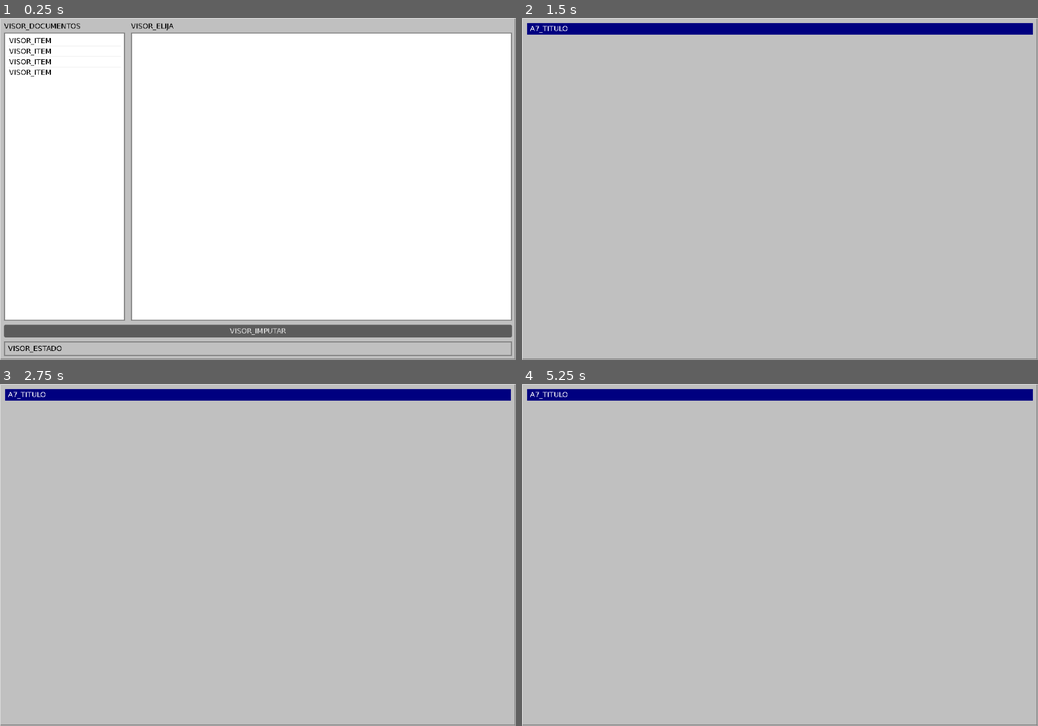
Above: before the commit, frames 1-4 (two rows, left to right).
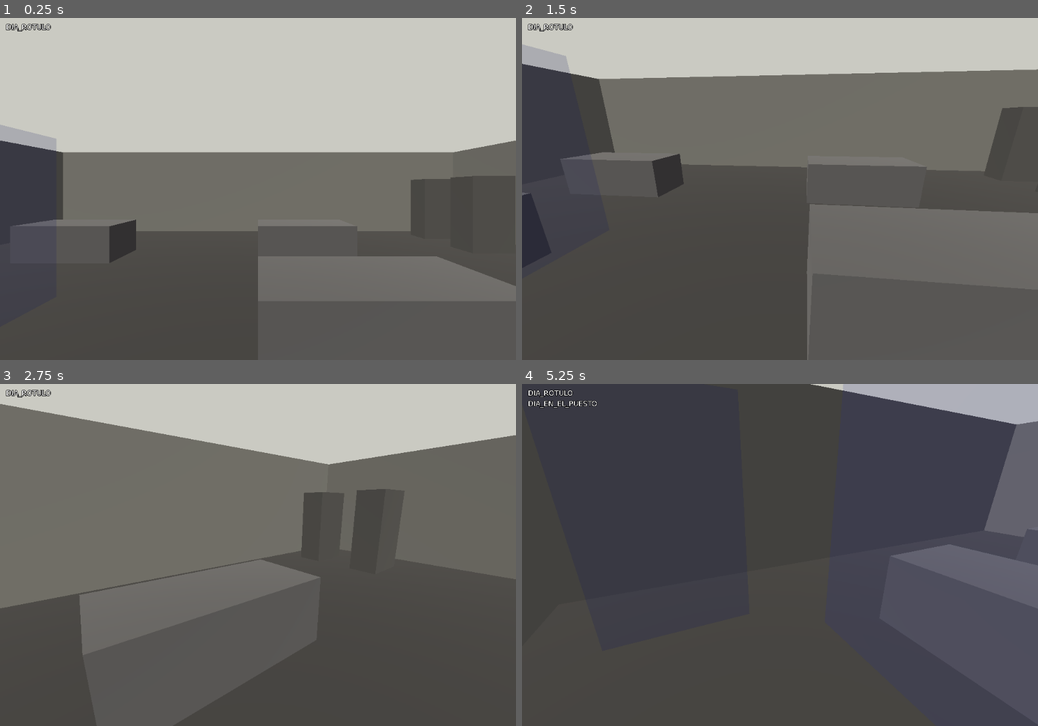
Above: after the commit, the same moments.

Repository: eGurucharri/expediente-legado
Game: Godot game, scene res://escenas/dia.tscn
The game is run twice, just before and just after one commit, with the same random seed, the same clock (stepped at 60 frames per second) and the same inputs. Before the commit the project starts from res://escenas/visor.tscn.
Inputs (mouse positions are in pixels of both pictures, inside the frame that each line leads up to):
- Up to frame 1 (0.25 s): no input
- Up to frame 2 (1.5 s): click (780, 332) at 0.5 s, where only the run before the commit has a clickable "VISOR_IMPUTAR"; tap Enter at 1.25 s; move the mouse to (754, 257) at 1.27 s; hold Up (ui_up) from 1.28 s (still down)
- Up to frame 3 (2.75 s): keep holding Up (ui_up); move the mouse to (412, 606) at 2.02 s
- Up to frame 4 (5.25 s): move the mouse to (625, 503) at 2.77 s; release Up (ui_up) at 2.78 s; hold Left (ui_left) 2.78-4.25 s; move the mouse to (805, 555) at 3.52 s; click (986, 394) at 4.25 s, where only the run after the commit has a clickable "PUESTO_LEVANTARSE"; tap Space at 5 s; move the mouse to (702, 469) at 5.02 s; hold Down (ui_down) from 5.03 s (still down)

The runs differ from the first frame. In frame 1, 93% of the frame differs, in the area x 0-100%, y 0-100%; in frame 2, 87%; in frame 3, 87%; in frame 4, 98%.
Error in both runs: not all arguments converted during string formatting in operator '%'. (res://guion/visor_expediente.gd:106)

Commit message:
feat: el juego se juega de punta a punta
El día andable y el visor de expedientes eran dos escenas sin ninguna relación:
`dia.tscn` no arrancaba nunca —la escena principal era el visor— y desde el
visor no se llegaba a casa. O sea que el ciclo entero de #61 existía en el
código y no se podía jugar.

Dos cambios y nada más:

- La escena principal pasa a ser el día. Se empieza en la oficina.
- La oficina gana un PUESTO que se pisa y abre el expediente. No es una fase
  del día: es una pantalla, y mientras se lee se sigue estando en la oficina.
  Se entra pisando el sitio donde se trabaja, igual que se ficha saliendo por
  la puerta — un botón flotante diría que el archivo es un menú, y el puesto
  dice que es un sitio.

El botón de volver lo pone el DÍA y no el visor: el visor también se usa suelto
y no tiene por qué saber que hay una oficina alrededor.

La costura entre los dos está en un solo sitio y dice lo que hace: mientras el
expediente está abierto manda su partida, y al cerrarse el día vuelve a LEER el
fichero en vez de fiarse de la copia que tenía. Dos dueños del mismo estado a la
vez es como se pierden partidas.

Al levantarse se sale del puesto andando hacia atrás, o el disparador reabriría
el expediente en cuanto te movieras.

Verificado: 344 pruebas (340 antes; las nuevas exigen que cada fase tenga UNA
sola salida hacia el día siguiente —dos formas de fichar es una forma de cobrar
dos veces— y que el único destino que no es una fase sea el expediente), más el
recorrido completo en una escena real: entrar, abrir el puesto, cerrarlo,
fichar y cobrar.

Co-Authored-By: Claude Opus 5 <noreply@anthropic.com>

Diff:
--- a/godot/datos/textos.csv
+++ b/godot/datos/textos.csv
@@ -54,6 +54,7 @@
 CUNADO_VICTORIA_2,"Enhorabuena. Ahora te toca el papeleo, que es lo gordo."
 CUNADO_VICTORIA_3,"Yo lo habría cerrado el martes, pero oye, cada uno."
 DIA_DESPERTAR_DE_GOLPE,"Se despierta de golpe. Día %d, y de esta noche no queda nada."
+DIA_EN_EL_PUESTO,Se sienta en su puesto.
 DIA_NOMINA,Nómina del día %d: %d (base %d + %d por %d expediente(s)).  Tiene %d.
 DIA_NUEVO,Día %d.
 DIA_ROTULO,Día %d  ·  %s  ·  %d en el bolsillo%s
@@ -77,10 +78,12 @@
 OFICIO_ATAQUE_4,¿Es esta la ventanilla?
 OFICIO_NOMBRE,Reclamante sin expediente asignado
 OFICIO_RESUMEN,Se presenta cada mañana. No consta quién es ni qué reclama; el sistema le asigna un turno igualmente.
+PUESTO_LEVANTARSE,Levantarse del puesto
 SALIDA_DESPERTAR,Despertar
 SALIDA_DORMIR,Dormir
 SALIDA_OFICINA,Salida
 SALIDA_PORTAL,Portal
+SALIDA_PUESTO,Su puesto
 SIN_FECHA_CORTA,s/f
 SITIO_CALLE,De vuelta a casa
 SITIO_CASA,Casa
--- a/godot/guion/dia_app.gd
+++ b/godot/guion/dia_app.gd
@@ -13,6 +13,7 @@
 var _mundo: Node3D
 var _rotulo: Label
 var _nomina: Label
+var _pantalla: CanvasLayer
 
 
 func _ready() -> void:
@@ -133,9 +134,16 @@
 
 
 func _al_pisar_salida(cuerpo: Node3D, salida: Area3D) -> void:
-	if cuerpo != _caminante:
+	if cuerpo != _caminante or _pantalla != null:
 		return
 	var destino: String = salida.get_meta("destino")
+
+	# Hay dos clases de sitio que se pisan: los que llevan a otra parte del día
+	# y los que abren una PANTALLA. El puesto de trabajo es de los segundos —
+	# se sigue estando en la oficina mientras se lee.
+	if destino == "expediente":
+		_abrir_expediente()
+		return
 
 	# Cada tránsito es un acto de la jornada, no solo un cambio de sala: al
 	# salir de la oficina se ficha y se cobra; al meterse en la cama se paga el
@@ -166,6 +174,53 @@
 	_entrar_en(destino)
 
 
+## El expediente, encima del día y sin salir de él.
+##
+## El visor es una pantalla completa con su propia partida: mientras está
+## abierta manda ella, y al cerrarse el día vuelve a LEER el fichero en vez de
+## confiar en la copia que tenía. Es la costura entre los dos, y va en un solo
+## sitio: dos dueños del mismo estado a la vez es como se pierden partidas.
+func _abrir_expediente() -> void:
+	_caminante.set_physics_process(false)
+	Input.mouse_mode = Input.MOUSE_MODE_VISIBLE
+
+	_pantalla = CanvasLayer.new()
+	add_child(_pantalla)
+	_pantalla.add_child(load("res://escenas/visor.tscn").instantiate())
+
+	# El botón de volver lo pone el DÍA y no el visor: el visor también se usa
+	# suelto, y no tiene por qué saber que hay una oficina alrededor.
+	var volver := Button.new()
+	volver.theme = EstiloSiga.tema()
+	volver.text = tr("PUESTO_LEVANTARSE")
+	volver.set_anchors_and_offsets_preset(Control.PRESET_TOP_RIGHT)
+	volver.offset_left = -190
+	volver.offset_top = 4
+	volver.offset_right = -8
+	volver.pressed.connect(_cerrar_expediente)
+	_pantalla.add_child(volver)
+
+	_nomina.text = tr("DIA_EN_EL_PUESTO")
+
+
+func _cerrar_expediente() -> void:
+	if _pantalla == null:
+		return
+	_pantalla.queue_free()
+	_pantalla = null
+
+	partida.cargar()
+	jornada = partida.estado.get("jornada", Jornada.nueva())
+	partida.estado["jornada"] = jornada
+
+	_caminante.set_physics_process(true)
+	Input.mouse_mode = Input.MOUSE_MODE_CAPTURED
+	# Se sale del puesto ANDANDO hacia atrás: quedarse encima del disparador
+	# reabriría el expediente en cuanto se mueva un dedo.
+	_caminante.situar(Vector3(-4, 0, 3.2))
+	_refrescar_rotulos(EspaciosCatalogo.de_fase(jornada["fase"]))
+
+
 func _refrescar_rotulos(espacio: Dictionary) -> void:
 	_rotulo.text = _texto_de_rotulo(tr(espacio.get("rotulo", "")))
 
--- a/godot/guion/espacios_catalogo.gd
+++ b/godot/guion/espacios_catalogo.gd
@@ -35,6 +35,12 @@
 	],
 	"salidas": [
 		{"pos": Vector3(-6.4, 1.1, 3.5), "destino": "trayecto", "rotulo": "SALIDA_OFICINA"},
+		# El puesto de trabajo. No lleva a una fase del día: abre una PANTALLA,
+		# y se entra en ella pisando el sitio donde se trabaja — igual que se
+		# ficha saliendo por la puerta. Un botón flotante diría que el archivo
+		# es un menú; el puesto dice que es un sitio.
+		{"pos": Vector3(-4, 1.1, 1), "destino": "expediente", "rotulo": "SALIDA_PUESTO",
+			"tam": Vector3(2.4, 2.2, 2.2)},
 	],
 }
 
--- a/godot/project.godot
+++ b/godot/project.godot
@@ -7,7 +7,7 @@
 [application]
 
 config/name="SIGA-98 · Expediente Legado"
-run/main_scene="res://escenas/visor.tscn"
+run/main_scene="res://escenas/dia.tscn"
 config/features=PackedStringArray("4.7", "GL Compatibility")
 
 [rendering]
--- a/godot/pruebas/pruebas.gd
+++ b/godot/pruebas/pruebas.gd
@@ -939,19 +939,35 @@
 		if salidas.is_empty():
 			sin_salida.append(fase)
 		for salida in salidas:
+			# Una salida lleva a otra fase del día o abre una PANTALLA. Las
+			# pantallas se declaran aquí: si aparece un destino que no es ni
+			# una cosa ni la otra, es un sitio al que no se puede ir.
 			if not EspaciosCatalogo.POR_FASE.has(salida["destino"]) \
-					and salida["destino"] != "sueño":
+					and not salida["destino"] in ["sueño", "expediente"]:
 				rotos.append("%s -> %s" % [fase, salida["destino"]])
 	comprobar("ningún espacio es un callejón sin salida", sin_salida, [])
 	comprobar("ninguna salida lleva a un sitio que no existe", rotos, [])
 
 	# Las salidas siguen el orden del día: no hay atajos que se salten una fase.
 	var desordenadas := []
+	var pantallas := []
 	for fase in EspaciosCatalogo.POR_FASE:
 		for salida in EspaciosCatalogo.POR_FASE[fase].get("salidas", []):
+			if not Jornada.FASES.has(salida["destino"]):
+				pantallas.append(salida["destino"])
+				continue
 			if salida["destino"] != Jornada.siguiente_fase(fase):
 				desordenadas.append("%s -> %s" % [fase, salida["destino"]])
 	comprobar("las salidas siguen el orden del día", desordenadas, [])
+
+	# Y cada fase tiene UNA sola salida hacia el día siguiente: dos formas de
+	# fichar es una forma de cobrar dos veces.
+	for fase in EspaciosCatalogo.POR_FASE:
+		var hacia_el_dia: Array = EspaciosCatalogo.POR_FASE[fase].get("salidas", []).filter(
+			func(s): return Jornada.FASES.has(s["destino"]))
+		comprobar("de %s se sale por un solo sitio" % fase, hacia_el_dia.size(), 1)
+
+	comprobar("el puesto de trabajo abre el expediente", pantallas, ["expediente"])
 
 	# Se entra pisando suelo, no dentro de un muro ni fuera de la sala.
 	var mal_situadas := []
